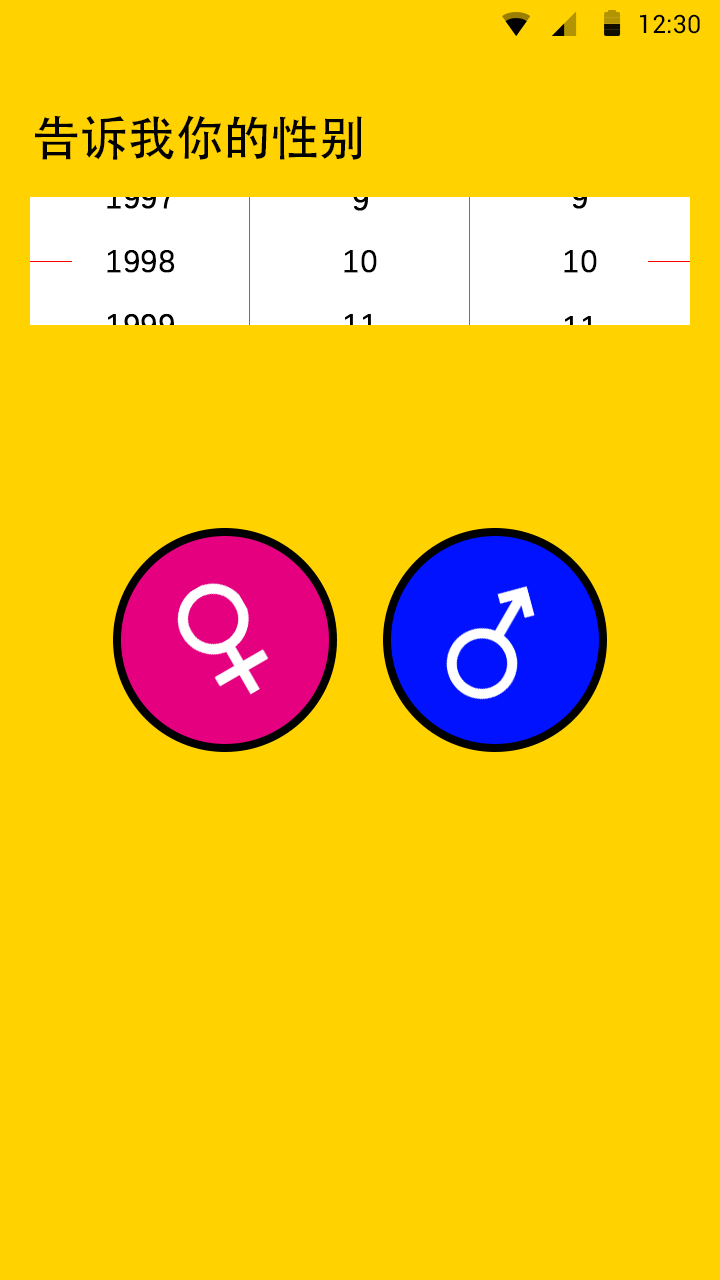
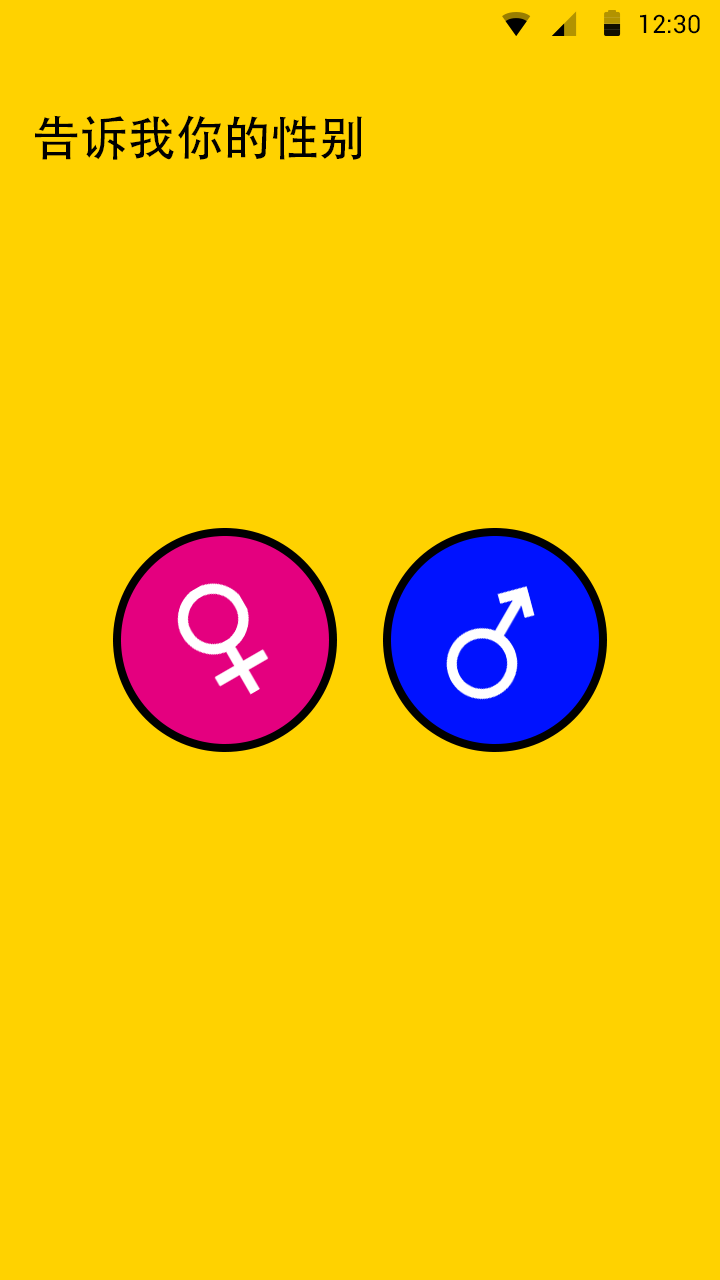
Before/after of a (720, 1280) layered artwork. What changed in the layer stack:
hid group "日期选择" (14 layers) over [30, 197, 690, 325]
